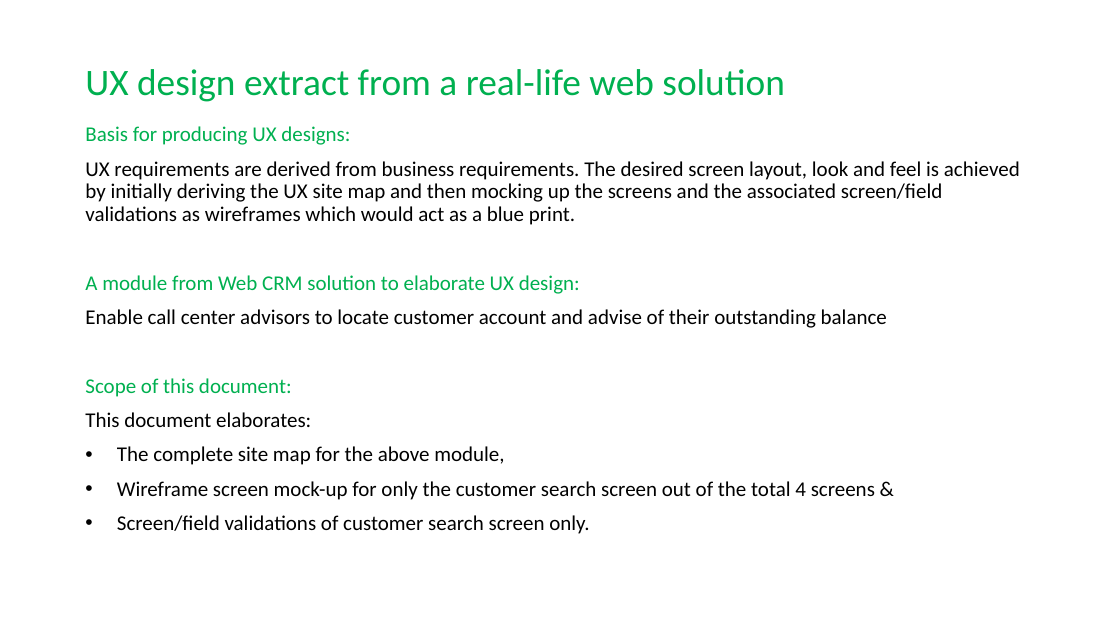
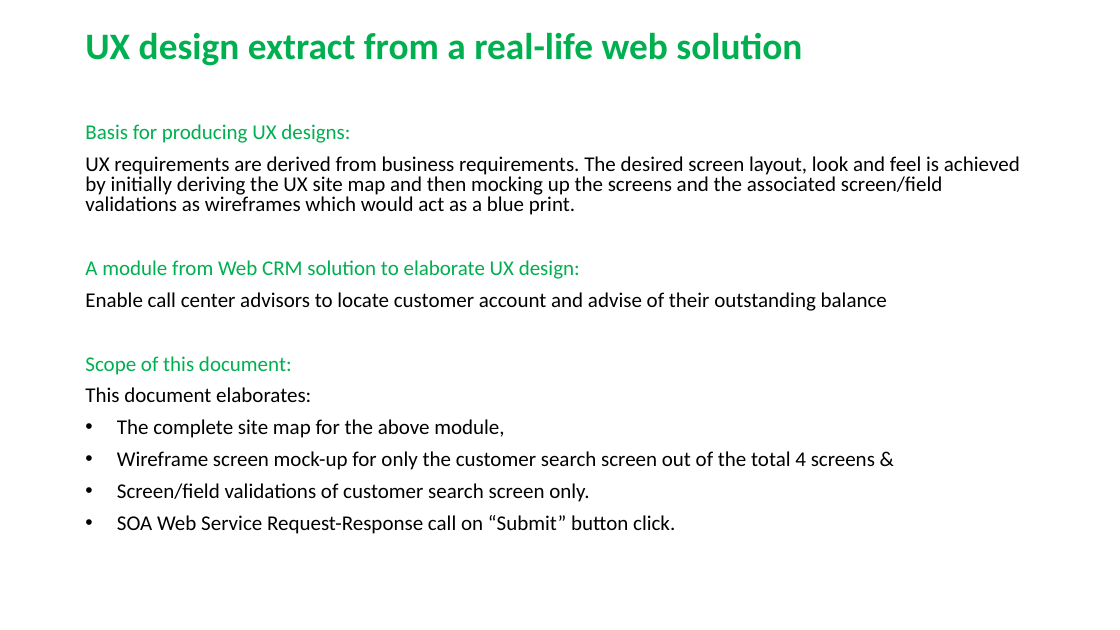
Before and after one commit to RaghavanKasthuri/User-Experience-UX-, a slide deck: slide 2 of Web CRM Customer Search Design.pptx. Drawn at 1120x630 pixels with LibreOffice and Linux fonts; fonts in the diff are those of the drawing. Boxes give left, top, right and bottom in pixels: in the first picture for what was removed or moved away, otherwise in the second. Text is boxed around its words. In the diff, an @@ line names an element or a change of style, - is before the commit and + after.

```diff
--- a/Web CRM Customer Search Design.pptx
+++ b/Web CRM Customer Search Design.pptx
@@ title "UX design extract from a ...": place and size @@
-title "UX design extract from a ..." at [85, 69, 785, 102]
+title "UX design extract from a ..." at [85, 32, 802, 66]
@@ title "UX design extract from a ..." at [85, 32, 802, 66]: bold on @@
@@ text at [85, 124, 1020, 502]: line spacing 0.9 to 0.8 @@
@@ text at [117, 515, 675, 534]: paragraph added @@
+• SOA Web Service Request-Response call on “Submit” button click.
```
Also in this commit, not shown: 4 other slides changed, 1 slide added, 1 other file.
